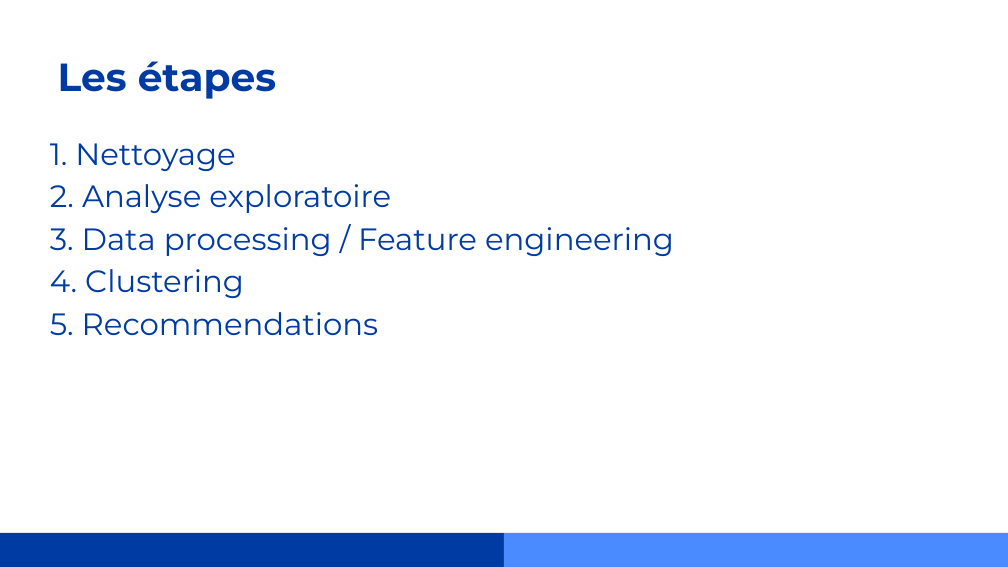
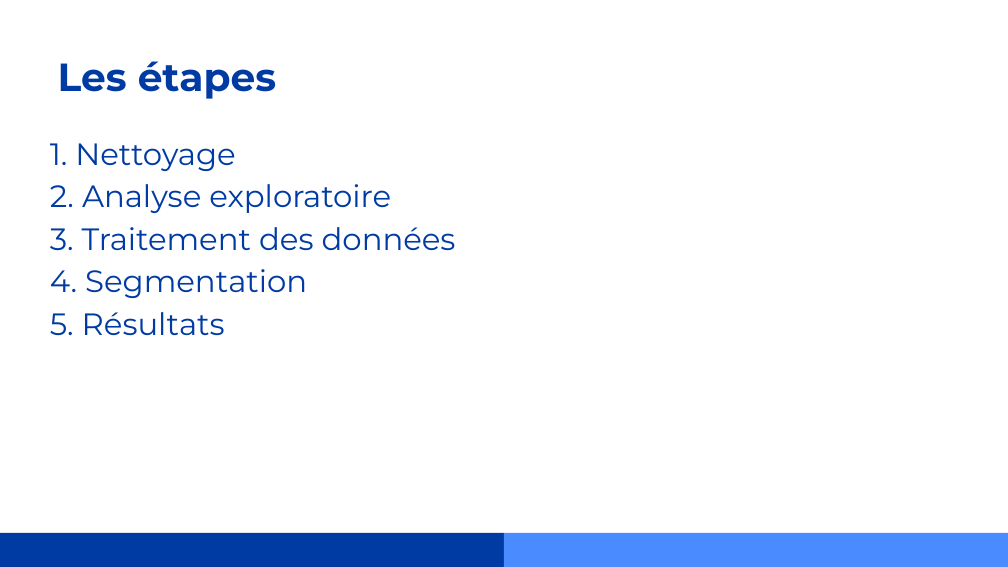
Before and after one commit to caseguin/Clustering, a slide deck: slide 3 of SuperMarket_clustering2.odp. Drawn at 1008x567 pixels with LibreOffice and Linux fonts; fonts in the diff are those of the drawing. Boxes give left, top, right and bottom in pixels: in the first picture for what was removed or moved away, otherwise in the second. Text is boxed around its words. In the diff, an @@ line names an element or a change of style, - is before the commit and + after.

```diff
--- a/SuperMarket_clustering2.odp
+++ b/SuperMarket_clustering2.odp
@@ title at [50,143,456,335]: text changed @@
-1. Nettoyage
-2. Analyse exploratoire
-3. Data processing / Feature engineering
-4. Clustering
-5. Recommendations
+1. Nettoyage
+2. Analyse exploratoire
+3. Traitement des données
+4. Segmentation
+5. Résultats
```
Also in this commit, not shown: 24 other slides changed, 4 slides added, 3 slides removed, 13 other files.
